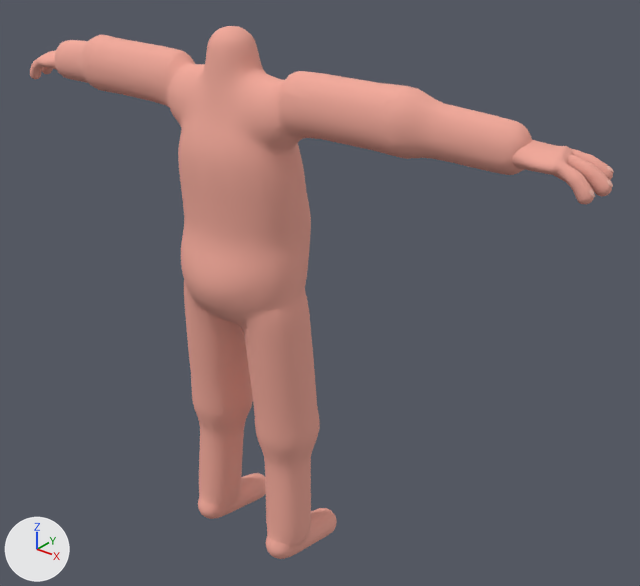
The glTF model characters/male_base/art/male_base.glb, before and after one commit.
Camera for both pictures: a 50 mm lens placed at (1.439, -1.488, 1.81), pointed at (0.122, 0.159, 0.788). Arrows for +X, +Y and +Z are at lower left; the lights stay in place. The picture after the commit comes second. Shape keys are drawn at the values saved in each file.

Names of what the first picture shows: 'Body_FootL', 'Body_FootR', 'Body_Hips', 'Body_LowerArmL', 'Body_LowerArmR', 'Body_LowerLegL', 'Body_LowerLegR', 'Body_Torso', 'Body_UpperArmL', 'Body_UpperArmR', 'Body_UpperLegL', 'Body_UpperLegR', 'HandR' and 2 more.
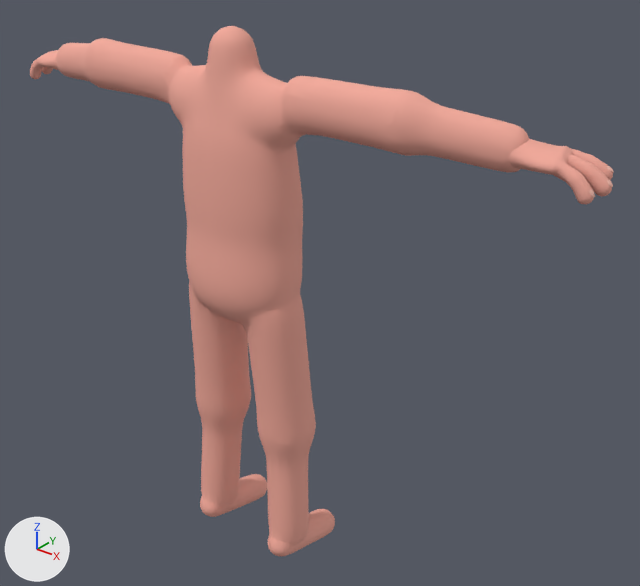
Where the change shows, as pixel boxes [x1, y1, x2, y2] in the pictures (640 x 586 px):
'Body_Torso', reshaped: before [167, 26, 311, 277]; after [165, 26, 303, 275]
'Body_Hips', reshaped (8% narrower, 20% shorter): before [181, 236, 310, 375]; after [186, 239, 305, 350]
'Body_LowerArmR', reshaped (8% shorter): before [380, 86, 532, 175]; after [383, 90, 529, 172]
'Body_UpperArmR', reshaped (9% shorter): before [276, 71, 408, 157]; after [279, 76, 408, 154]
'Body_UpperLegR', reshaped: before [232, 321, 320, 446]; after [228, 316, 316, 445]
'Body_UpperLegL', reshaped (9% narrower): before [184, 302, 252, 416]; after [189, 300, 251, 411]
'Body_LowerLegR', reshaped (9% narrower): before [255, 425, 319, 544]; after [258, 426, 316, 543]
'Body_UpperArmL', reshaped (8% shorter): before [86, 35, 185, 107]; after [89, 38, 183, 104]
'Body_LowerLegL', reshaped (10% narrower): before [192, 394, 253, 505]; after [196, 395, 251, 504]
'Body_LowerArmL', reshaped: before [55, 35, 107, 88]; after [56, 38, 108, 89]
'Body_FootR', reshaped: before [266, 508, 337, 559]; after [268, 509, 335, 557]
'Body_FootL', reshaped (6% shorter): before [198, 473, 266, 519]; after [200, 474, 267, 517]

The change in detail:
In shape key 'Build_Slim' (key_0_build_slim), value goes from 1.0 to 0.0.
In shape key 'Build_Heavy' (key_1_build_heavy), value goes from 1.0 to 0.0.
In shape key 'Build_Slim' (key_2_build_slim), value goes from 1.0 to 0.0.
In shape key 'Build_Heavy' (key_3_build_heavy), value goes from 1.0 to 0.0.
In shape key 'Build_Slim' (key_4_build_slim), value goes from 1.0 to 0.0.
In shape key 'Build_Heavy' (key_5_build_heavy), value goes from 1.0 to 0.0.
In shape key 'Build_Slim' (key_6_build_slim), value goes from 1.0 to 0.0.
In shape key 'Build_Heavy' (key_7_build_heavy), value goes from 1.0 to 0.0.
In shape key 'Build_Slim' (key_8_build_slim), value goes from 1.0 to 0.0.
In shape key 'Build_Heavy' (key_9_build_heavy), value goes from 1.0 to 0.0.
In shape key 'Build_Slim' (key_10_build_slim), value goes from 1.0 to 0.0.
In shape key 'Build_Heavy' (key_11_build_heavy), value goes from 1.0 to 0.0.
In shape key 'Build_Slim' (key_12_build_slim), value goes from 1.0 to 0.0.
In shape key 'Build_Heavy' (key_13_build_heavy), value goes from 1.0 to 0.0.
In shape key 'Build_Slim' (key_14_build_slim), value goes from 1.0 to 0.0.
In shape key 'Build_Heavy' (key_15_build_heavy), value goes from 1.0 to 0.0.
In shape key 'Build_Slim' (key_16_build_slim), value goes from 1.0 to 0.0.
In shape key 'Build_Heavy' (key_17_build_heavy), value goes from 1.0 to 0.0.
In shape key 'Build_Slim' (key_18_build_slim), value goes from 1.0 to 0.0.
In shape key 'Build_Heavy' (key_19_build_heavy), value goes from 1.0 to 0.0.
In shape key 'Build_Slim' (key_20_build_slim), value goes from 1.0 to 0.0.
In shape key 'Build_Heavy' (key_21_build_heavy), value goes from 1.0 to 0.0.
In shape key 'Build_Slim' (key_22_build_slim), value goes from 1.0 to 0.0.
In shape key 'Build_Heavy' (key_23_build_heavy), value goes from 1.0 to 0.0.
